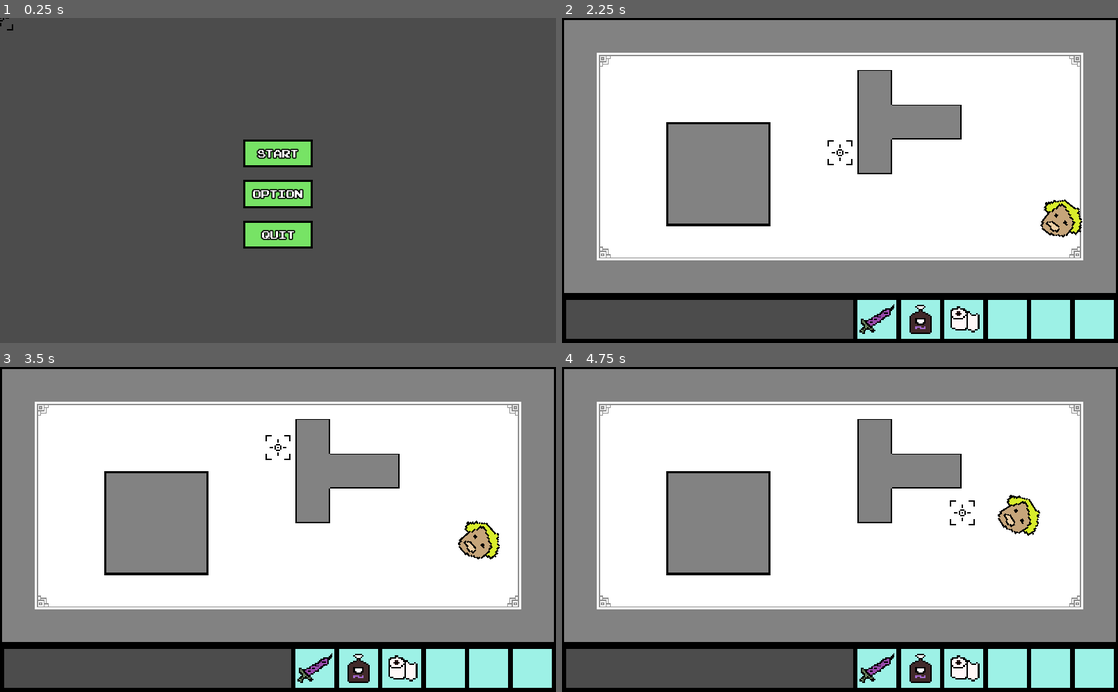
Above: before the commit, frames 1-4 (two rows, left to right).
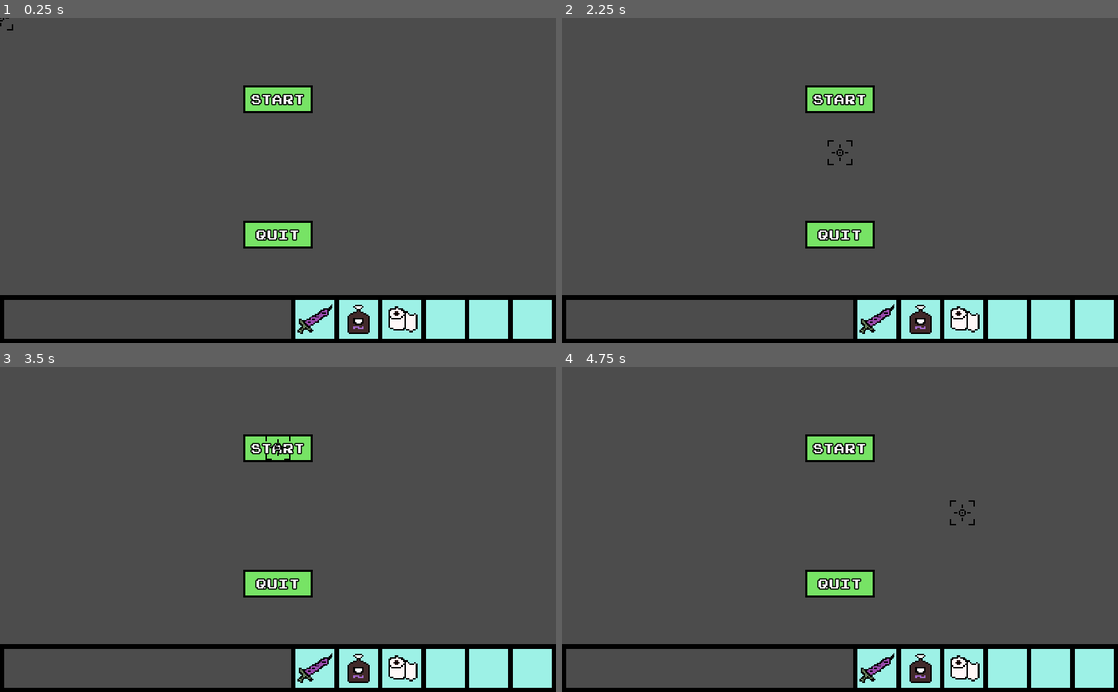
Above: after the commit, the same moments.

Repository: henryliuser/gmtk20
Game: Godot game, scene res://Menu.tscn
The game is run twice, just before and just after one commit, with the same random seed, the same clock (stepped at 60 frames per second) and the same inputs.
Inputs (mouse positions are in pixels of both pictures, inside the frame that each line leads up to):
- Up to frame 1 (0.25 s): no input
- Up to frame 2 (2.25 s): click (840, 99) at 0.52 s; click (840, 193) at 1.27 s; click (840, 154) at 2.02 s
- Up to frame 3 (3.5 s): click (278, 448) at 2.77 s
- Up to frame 4 (4.75 s): click (840, 448) at 3.52 s; move the mouse to (962, 513) at 4.27 s; hold \ (d_frame_advance) from 4.28 s (still down); click (962, 513) at 4.42 s

The runs differ from the first frame. In frame 1, 12% of the frame differs, in the area x 0-100%, y 20-100%; in frame 2, 85%; in frame 3, 85%, in the area x 0-100%, y 0-86%; in frame 4, 85%.

Commit message:
essential oils

Diff:
--- a/Characters/Customer.gd
+++ b/Characters/Customer.gd
@@ -7,6 +7,8 @@
 var velocity = Vector2(0,0)
 var angle = 0
 var customer = 0
+var notChasing = true
+var oilChasing = false
 
 # Called when the node enters the scene tree for the first time.
 func _ready():
@@ -16,7 +18,7 @@
 # Called every frame. 'delta' is the elapsed time since the previous frame.
 func _process(delta):
 	time += delta
-	if time > 1 + randf() * 15:
+	if notChasing and time > 1 + randf() * 15:
 		time = 0;
 		angle = (randi()%360 - 180)*(2*PI)/360
 		velocity = Vector2(cos(angle),sin(angle)) * 50
@@ -27,3 +29,13 @@
 	if "rage" in body:
 		#death
 		queue_free()
+
+func oilAlert(x, y):
+	oilChasing = true
+	notChasing = false
+	angle = atan2(y - position.y, x-position.x)
+	velocity = Vector2(cos(angle),sin(angle)) * 50
+
+func unoilAlert():
+	notChasing = true
+	oilChasing = false
--- a/Characters/Karen.gd
+++ b/Characters/Karen.gd
@@ -5,9 +5,10 @@
 #speed/rage, infection status maybe
 var time = 0
 var velocity = Vector2(0,0)
-var rage = 1.0
+var rage = 1.0 setget set_rage
 var angle = 0
 var notChasing = true
+var oilChasing = false
 
 # Called when the node enters the scene tree for the first time.
 func _ready():
@@ -29,9 +30,26 @@
 	rotation = lerp_angle(rotation, angle, .1)
 
 func tpAlert(x, y):
+	if not oilChasing:
+		notChasing = false
+		angle = atan2(y - position.y, x-position.x)
+		velocity = Vector2(cos(angle),sin(angle)) * 50 * rage
+
+func untpAlert():
+	notChasing = true
+
+func oilAlert(x, y):
+	oilChasing = true
 	notChasing = false
 	angle = atan2(y - position.y, x-position.x)
 	velocity = Vector2(cos(angle),sin(angle)) * 50 * rage
 
-func untpAlert():
+func unoilAlert():
 	notChasing = true
+	oilChasing = false
+
+func set_rage(ragen):
+	if ragen < 1:
+		rage = 1
+	else:
+		rage = ragen
--- a/Items/Oils.gd
+++ b/Items/Oils.gd
@@ -3,13 +3,25 @@
 export var lifetime = 5
 var done = false
 
+var karen_list = {} #badly named but i copy pasted it
+var alerted_karens = []
+
 func _on_hitbox_body_entered(body):
 	if "rage" in body:
 		karens[body] = true
+	if "oilChasing" in body:
+		karen_list[body] = RayCast2D.new()
+		karen_list[body].position = global_position
+		karen_list[body].enabled = true
+		get_tree().current_scene.add_child(karen_list[body])
 
 func _on_hitbox_body_exited(body):
 	if "rage" in body:
 		karens.erase(body)
+	if "oilChasing" in body:
+		body.unoilAlert()
+		karen_list[body].queue_free()
+		karen_list.erase(body)
 
 func _physics_process(delta):
 	lifetime -= delta
@@ -17,6 +29,12 @@
 	for x in karens:
 #		print(x.name + " " + str(x.rage))
 		x.rage -= delta/2
+	for karen in karen_list.keys():
+		karen_list[karen].cast_to = 1.5 * (karen.position - position)
+		var collider = karen_list[karen].get_collider()
+		if collider != null and "oilChasing" in collider:
+			karen.oilAlert(position.x, position.y)
+			alerted_karens.append(karen)
 
 func end():
 	done = true
--- a/Menu.tscn
+++ b/Menu.tscn
@@ -1,23 +1,21 @@
-[gd_scene load_steps=5 format=2]
+[gd_scene load_steps=4 format=2]
 
 [ext_resource path="res://button.png" type="Texture" id=1]
 [ext_resource path="res://joystix monospace.ttf" type="DynamicFontData" id=2]
-[ext_resource path="res://Menu.gd" type="Script" id=3]
 
 [sub_resource type="DynamicFont" id=1]
-size = 20
+size = 25
 outline_size = 2
 outline_color = Color( 0, 0, 0, 1 )
 use_mipmaps = true
 font_data = ExtResource( 2 )
 
 [node name="Menu" type="Node2D"]
-script = ExtResource( 3 )
 
 [node name="Start" type="Node2D" parent="."]
-position = Vector2( 512, 250 )
+position = Vector2( 512, 150 )
 
-[node name="Start" type="TextureButton" parent="Start"]
+[node name="TextureButton" type="TextureButton" parent="Start"]
 modulate = Color( 0.470588, 0.894118, 0.4, 1 )
 margin_left = -64.0
 margin_top = -26.0
@@ -43,39 +41,10 @@
 "_edit_use_anchors_": false
 }
 
-[node name="Option" type="Node2D" parent="."]
-position = Vector2( 512, 325 )
-
-[node name="Option" type="TextureButton" parent="Option"]
-modulate = Color( 0.470588, 0.894118, 0.4, 1 )
-margin_left = -64.0
-margin_top = -26.0
-margin_right = 64.0
-margin_bottom = 26.0
-texture_normal = ExtResource( 1 )
-expand = true
-stretch_mode = 4
-__meta__ = {
-"_edit_use_anchors_": false
-}
-
-[node name="Label" type="Label" parent="Option"]
-margin_left = -52.5
-margin_top = -18.0
-margin_right = 52.5
-margin_bottom = 18.0
-custom_fonts/font = SubResource( 1 )
-text = "option"
-align = 1
-valign = 1
-__meta__ = {
-"_edit_use_anchors_": false
-}
-
 [node name="Quit" type="Node2D" parent="."]
 position = Vector2( 512, 400 )
 
-[node name="Quit" type="TextureButton" parent="Quit"]
+[node name="TextureButton" type="TextureButton" parent="Quit"]
 modulate = Color( 0.470588, 0.894118, 0.4, 1 )
 margin_left = -64.0
 margin_top = -26.0
@@ -100,6 +69,3 @@
 __meta__ = {
 "_edit_use_anchors_": false
 }
-[connection signal="pressed" from="Start/Start" to="." method="_on_Start_pressed"]
-[connection signal="pressed" from="Option/Option" to="." method="_on_Option_pressed"]
-[connection signal="pressed" from="Quit/Quit" to="." method="_on_Quit_pressed"]
--- a/project.godot
+++ b/project.godot
@@ -25,7 +25,7 @@
 
 Debug="*res://global/Debug.tscn"
 Global="*res://global/Global.tscn"
-HUD="*res://global/HUD.tscn"
+Hud="*res://global/HUD.tscn"
 
 [display]
 
